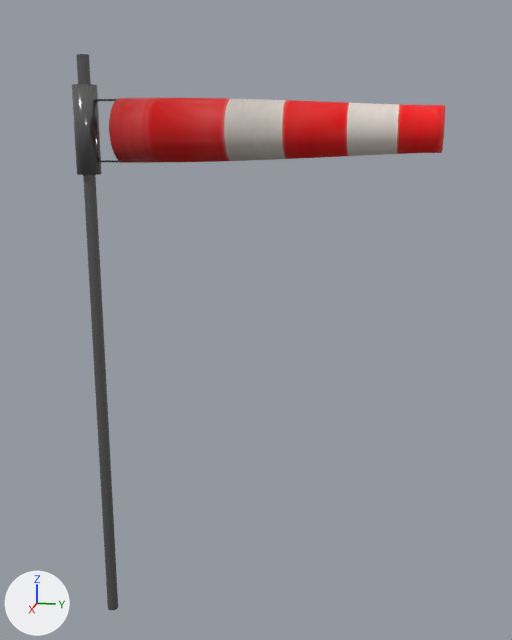
The Blender file models/enxx_windsock.blend: old version first, new version second.
Camera for both pictures: a camera (50 mm lens) standing at (5.59, 2.52, 4.32) and looking at (-0.07, 1.39, 2.9). The axes (+X, +Y, +Z) are drawn at lower left. The lights are the same throughout.

Script lines for the objects in view, before the commit:
```python
ob_pole = bpy.data.objects.new('pole', me_cylinder)
ob_pole.location = (0.0, 0.0, 0.0)
ob_windsock_attach = bpy.data.objects.new('windsock_attach', me_cylinder_004)
ob_windsock_attach.parent = ob_orientation
ob_windsock_attach.location = (0.0, 0.0, 0.0)
ob_windsocke_fabric = bpy.data.objects.new('windsocke_fabric', me_cylinder_001)
ob_windsocke_fabric.location = (0.0, 0.0, 0.0)
ob_windsocke_fabric.rotation_euler = (0.0, 0.0, -0.0175)  # degrees (0, 0, -1)
```
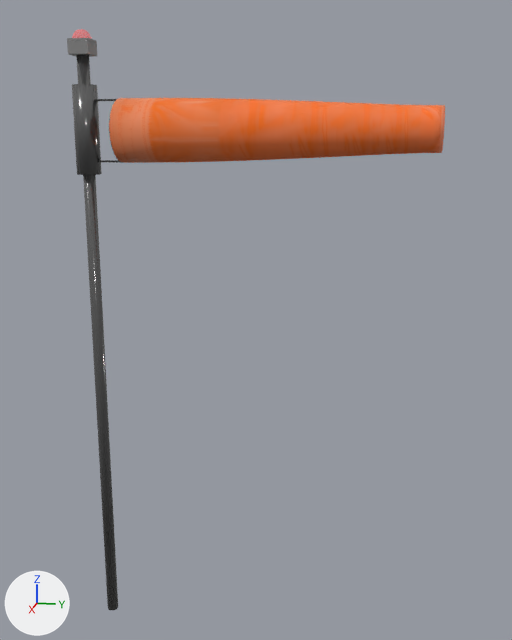
Commit message: New windsock

What differs and where, as boxes [x1, y1, x2, y2] in the pictures (512 x 640 px):
'windsocke_fabric', surface changed: [109, 98, 445, 163] in both
'Cube', added: after [67, 40, 97, 57]
'Cube.003', added: after [67, 38, 97, 43]
part 1 of me_cylinder, shading changed: [76, 55, 118, 610] in both

The change, as a list of edits to the scene's bpy script:
```text
Add img_windsock_fabric_comp_orange_png:
    img_windsock_fabric_comp_orange_png = load_image('Windsock_Fabric_COMP_orange.png', '../bergen-helipad-enbg/PackageSources/SimObjects/Landmarks/enxx_windsock/texture/Windsock_Fabric_COMP_orange.png', 1024, 1024, 'Non-Color')
Add img_windsock_fabric_albedo_orange_png:
    img_windsock_fabric_albedo_orange_png = load_image('Windsock_Fabric_Albedo_orange.png', '../bergen-helipad-enbg/PackageSources/SimObjects/Landmarks/enxx_windsock/texture/Windsock_Fabric_Albedo_orange.png', 1024, 1024, 'Non-Color')
Change mat_material_001:
    where n2 = _N.new('ShaderNodeTexImage'); n2.name = 'Base Color Texture'
    n2.image: img_windsock_fabric_albedo_png -> img_windsock_fabric_albedo_orange_png
    where n5 = _N.new('ShaderNodeTexImage'); n5.name = 'Occlusion(R) Roughness(G) Metallic(B)'
    n5.image: img_windsock_fabric_comp_png -> img_windsock_fabric_comp_orange_png
Add mat_material:
    mat_material = bpy.data.materials.new('Material')
    # nodes: BsdfPrincipled, OutputMaterial, RGB, Value
    # colours: grey #8b8b8b, black #000000
Change me_cylinder:
    where me_cylinder.from_pydata(...)  # 40 vertices, 22 faces; spans x -0.05..0.05, y -0.05..0.05, z 0.01..5.01
    used by ob_pole; location = (0.0, 0.0, 0.0)
    me_cylinder part 1: all faces are now shaded smooth (22 of 22 changed)
Add me_cube:
    me_cube.from_pydata(...)  # 96 vertices, 98 faces; spans x -1.0..1.0, y -1.0..1.0, z -1.0..1.0
    me_cube.materials.append(mat_material)
Add me_cube_003:
    me_cube_003.from_pydata(...)  # 96 vertices, 98 faces; spans x -1.0..1.0, y -1.0..1.0, z -1.0..1.0
    me_cube_003.materials.append(mat_material)
Add ob_cube:
    ob_cube = bpy.data.objects.new('Cube', me_cube)
    ob_cube.location = (0.0, 0.0, 5.061)
    ob_cube.scale = (0.0875, 0.0875, 0.05)
Add ob_cube_003:
    ob_cube_003 = bpy.data.objects.new('Cube.003', me_cube_003)
    ob_cube_003.location = (0.0, 0.0, 5.119)
    ob_cube_003.scale = (0.0875, 0.0875, 0.01)
```
